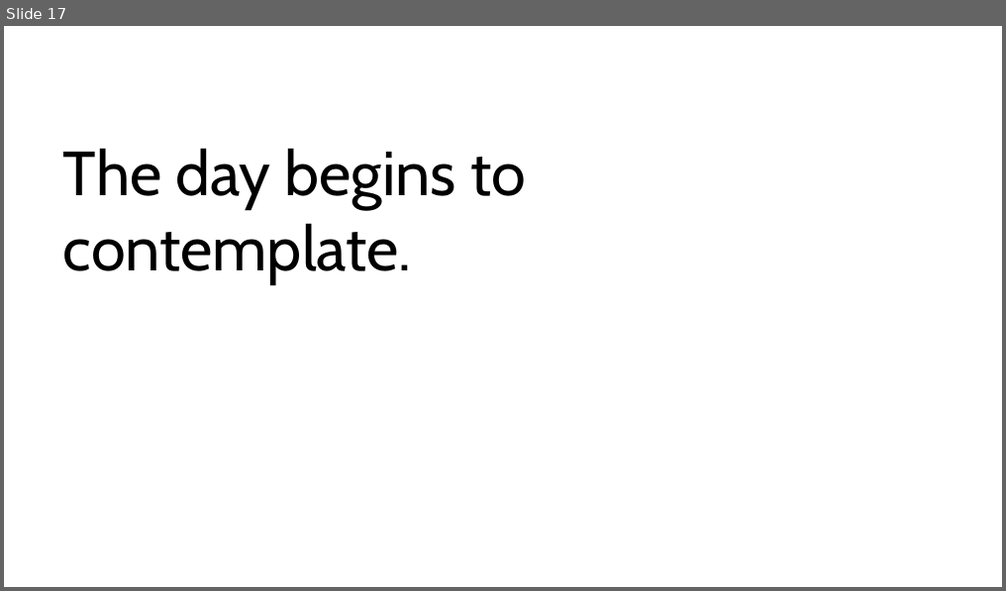
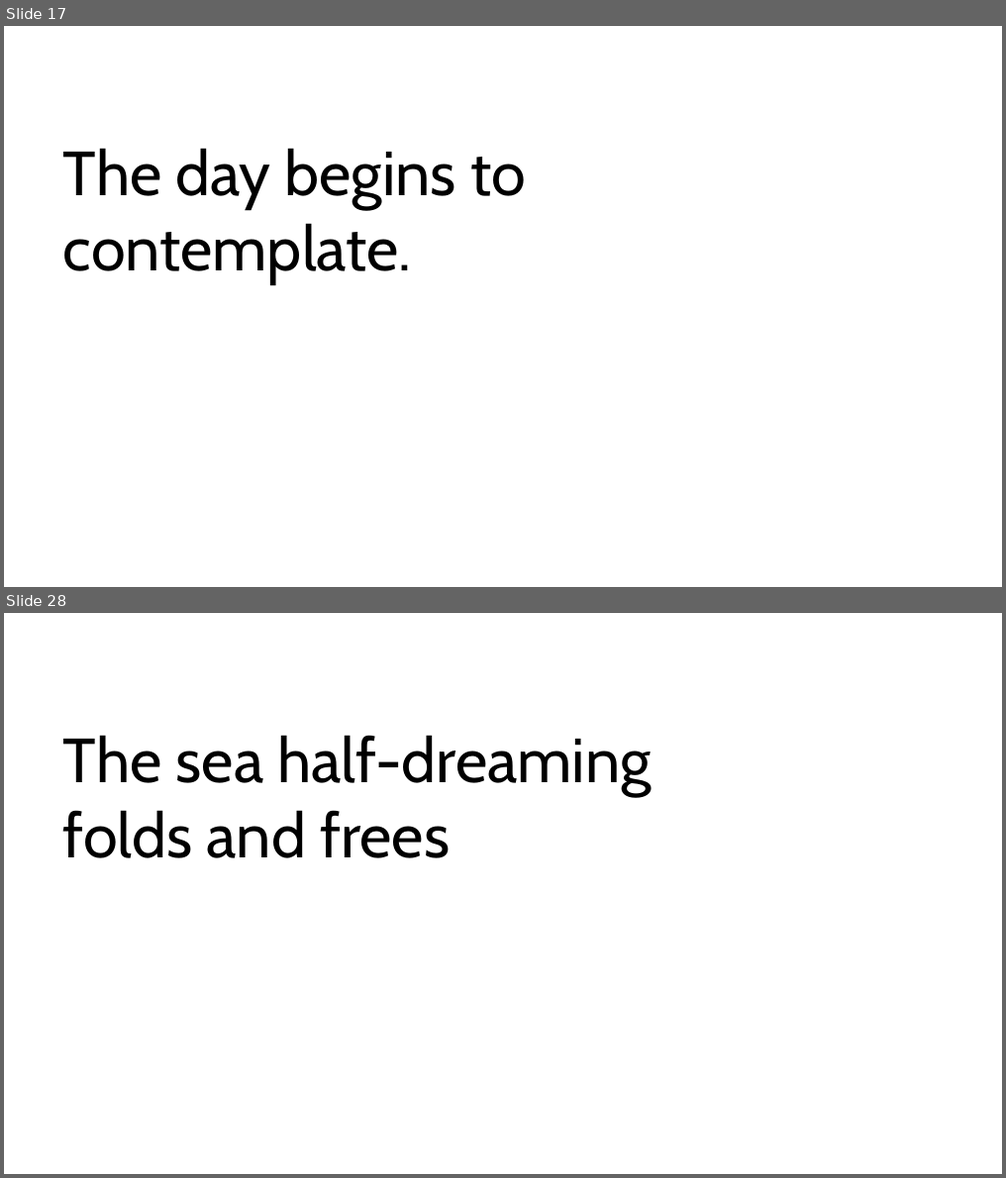
Before and after one commit to aadennis/VbaSandbox, a slide deck: PowerPointVba/PowerPointVba.pptm. Shown one above the other, each under a label of ours: slide 17 before the commit, slides 17 and 28 after it; the slides between them are not shown. The pictures are 1006x591 and 1006x1178 pixels, drawn with LibreOffice and Linux fonts; fonts in the diff are those of the drawing. Boxes give left, top, right and bottom in pixels: in the first picture for what was removed or moved away, otherwise in the second. Text is boxed around its words. In the diff, an @@ line names an element or a change of style, - is before the commit and + after.

```diff
--- a/PowerPointVba/PowerPointVba.pptm
+++ b/PowerPointVba/PowerPointVba.pptm
@@ slide 28 added at box(4, 613, 1002, 1174), background #FFFFFF @@
@@ text added at box(63, 735, 651, 859), 60 pt, text #000000 @@
+The sea half-dreaming folds and frees
```
Also in this commit, not shown: 23 other slides added.
